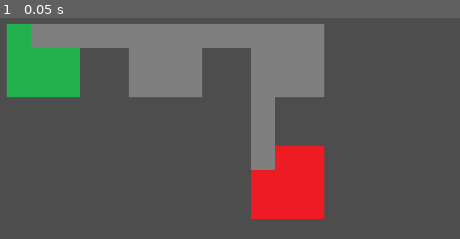
Above: before the commit, frame 1.
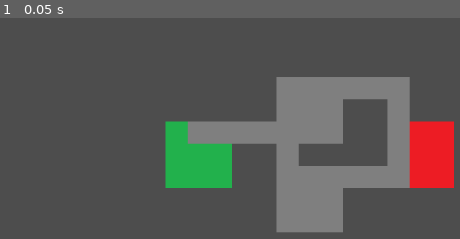
Above: after the commit, the same moment.

Repository: MCardosoP/LLMGameDev
Game: Godot game, scene res://main.tscn
The game is run twice, just before and just after one commit, with the same random seed, the same clock (stepped at 60 frames per second) and the same inputs.
Inputs:
- Up to frame 1 (0.05 s): no input

The runs differ from the first frame. In frame 1, 41% of the frame differs, in the area x 1-99%, y 2-97%.

Commit message:
Alterações Código Godot

Diff:
--- a/tcc-prototipo/level.json
+++ b/tcc-prototipo/level.json
@@ -1,38 +1,38 @@
 {
   "rooms": [
-    {
-      "id": 1,
-      "type": "start"
-    },
-    {
-      "id": 2,
-      "type": "enemy"
-    },
-    {
-      "id": 3,
-      "type": "enemy"
-    },
-    {
-      "id": 4,
-      "type": "boss"
-    }
+	{
+	  "id": 1,
+	  "type": "start"
+	},
+	{
+	  "id": 2,
+	  "type": "enemy"
+	},
+	{
+	  "id": 3,
+	  "type": "enemy"
+	},
+	{
+	  "id": 4,
+	  "type": "boss"
+	}
   ],
   "connections": [
-    [
-      1,
-      2
-    ],
-    [
-      1,
-      3
-    ],
-    [
-      2,
-      4
-    ],
-    [
-      3,
-      4
-    ]
+	[
+	  1,
+	  2
+	],
+	[
+	  1,
+	  3
+	],
+	[
+	  2,
+	  4
+	],
+	[
+	  3,
+	  4
+	]
   ]
 }
--- a/tcc-prototipo/main.gd
+++ b/tcc-prototipo/main.gd
@@ -1,7 +1,6 @@
 extends Node2D
 
 @onready var tilemap = $TileMap
-@onready var camera = $Camera2D
 
 var level_data
 var room_positions = {}
@@ -33,84 +32,170 @@
 	room_positions.clear()
 	occupied.clear()
 
+	if level_data == null:
+		return
+
+	position_rooms()
+	generate_connections()
+
+func position_rooms():
 	var rooms = level_data["rooms"]
-	var current_pos = Vector2i(0, 0)
-
-	for room in rooms:
-		room_positions[room["id"]] = current_pos
-		occupied[current_pos] = true
-
-		draw_room(current_pos, room["type"])
-
-		var tries = 0
-		var next_pos
-
-		while tries < 10:
-			var dir = directions[randi() % directions.size()]
-			next_pos = current_pos + dir * 5
-
-			if not occupied.has(next_pos):
-				break
-
-			tries += 1
-
-		current_pos = next_pos
-
-	generate_connections()
-	adjust_camera()
+	var connections = level_data["connections"]
+	var graph = {}
+
+	for room in rooms:
+		graph[room["id"]] = []
+
+	for conn in connections:
+		var start = conn[0]
+		var end = conn[1]
+		graph[start].append(end)
+		graph[end].append(start)
+
+	var start_id = -1
+
+	for room in rooms:
+		if room["type"] == "start":
+			start_id = room["id"]
+			break
+
+	if start_id == -1:
+		print("Erro: nenhuma sala inicial encontrada.")
+		return
+
+	var distance = {}
+	var queue = []
+	distance[start_id] = 0
+	queue.append(start_id)
+
+	while not queue.is_empty():
+		var current = queue.pop_front()
+
+		for neighbor in graph[current]:
+
+			if not distance.has(neighbor):
+				distance[neighbor] = (
+					distance[current] + 1
+				)
+
+				queue.append(neighbor)
+
+	var layers = {}
+
+	for room in rooms:
+		var id = room["id"]
+
+		if not distance.has(id):
+			distance[id] = 0
+
+		var layer = distance[id]
+
+		if not layers.has(layer):
+			layers[layer] = []
+
+		layers[layer].append(id)
+
+	var sorted_layers = layers.keys()
+	sorted_layers.sort()
+	var horizontal_spacing = 5
+	var vertical_spacing = 5
+
+	for layer in sorted_layers:
+		var layer_rooms = layers[layer]
+		var count = layer_rooms.size()
+
+		for i in range(count):
+			var room_id = layer_rooms[i]
+
+			var y_offset = (
+				i - (count - 1) / 2.0
+			)
+			var x = layer * horizontal_spacing
+			var y = int(
+				y_offset * vertical_spacing
+			)
+			var pos = Vector2i(
+				x,
+				y
+			)
+
+			while occupied.has(pos):
+				pos.y += vertical_spacing
+
+			room_positions[
+				room_id
+			] = pos
+			occupied[pos] = true
+
+	for room in rooms:
+		var id = room["id"]
+		var pos = room_positions[id]
+		draw_room(
+			pos,
+			room["type"]
+		)
 
 func draw_room(pos, type):
-	var atlas_coords = Vector2i(0,0)
+	var atlas_coords = Vector2i(0, 0)
 
 	if type == "start":
-		atlas_coords = Vector2i(1,0)
+		atlas_coords = Vector2i(1, 0)
 	elif type == "boss":
-		atlas_coords = Vector2i(2,0)
+		atlas_coords = Vector2i(2, 0)
+	elif type == "enemy":
+		atlas_coords = Vector2i(0, 0)
 	elif type == "treasure":
-		atlas_coords = Vector2i(3,0)
+		atlas_coords = Vector2i(3, 0)
 	elif type == "key":
-		atlas_coords = Vector2i(4,0)
+		atlas_coords = Vector2i(4, 0)
 	elif type == "locked":
-		atlas_coords = Vector2i(5,0)
-	elif type == "enemy":
-		atlas_coords = Vector2i(0,0)
+		atlas_coords = Vector2i(5, 0)
 
 	for i in range(3):
 		for j in range(3):
-			tilemap.set_cell(0, pos + Vector2i(i, j), 0, atlas_coords)
+			tilemap.set_cell(
+				0,
+				pos + Vector2i(i, j),
+				0,
+				atlas_coords
+			)
 
 func generate_connections():
 	var connections = level_data["connections"]
 
 	for conn in connections:
-		var start = room_positions[conn[0]]
-		var end = room_positions[conn[1]]
-
-		draw_corridor(start, end)
+		var start = room_positions[
+			conn[0]
+		]
+		var end = room_positions[
+			conn[1]
+		]
+		draw_corridor(
+			start,
+			end
+		)
 
 func draw_corridor(start, end):
 	var pos = start
 
 	while pos.x != end.x:
-		pos.x += sign(end.x - pos.x)
-		tilemap.set_cell(0, pos, 0, Vector2i(0,0))
+		pos.x += sign(
+			end.x - pos.x
+		)
+		tilemap.set_cell(
+			0,
+			pos,
+			0,
+			Vector2i(0, 0)
+		)
 
 	while pos.y != end.y:
-		pos.y += sign(end.y - pos.y)
-		tilemap.set_cell(0, pos, 0, Vector2i(0,0))
-
-func adjust_camera():
-	var used_rect = tilemap.get_used_rect()
-
-	if used_rect.size == Vector2i.ZERO:
-		return
-
-	var tile_size = Vector2(tilemap.tile_set.tile_size)
-	var map_size = Vector2(used_rect.size) * tile_size
-	var center = (Vector2(used_rect.position) * tile_size) + map_size / 2.0
-	camera.position = center
-	var viewport = get_viewport_rect().size
-	var zoom_x = map_size.x / viewport.x
-	var zoom_y = map_size.y / viewport.y
-	var zoom_factor = max(zoom_x, zoom_y, 1.0)
-	camera.zoom = Vector2(zoom_factor, zoom_factor) * 1.1
+		pos.y += sign(
+			end.y - pos.y
+		)
+		tilemap.set_cell(
+			0,
+			pos,
+			0,
+			Vector2i(0, 0)
+		)
